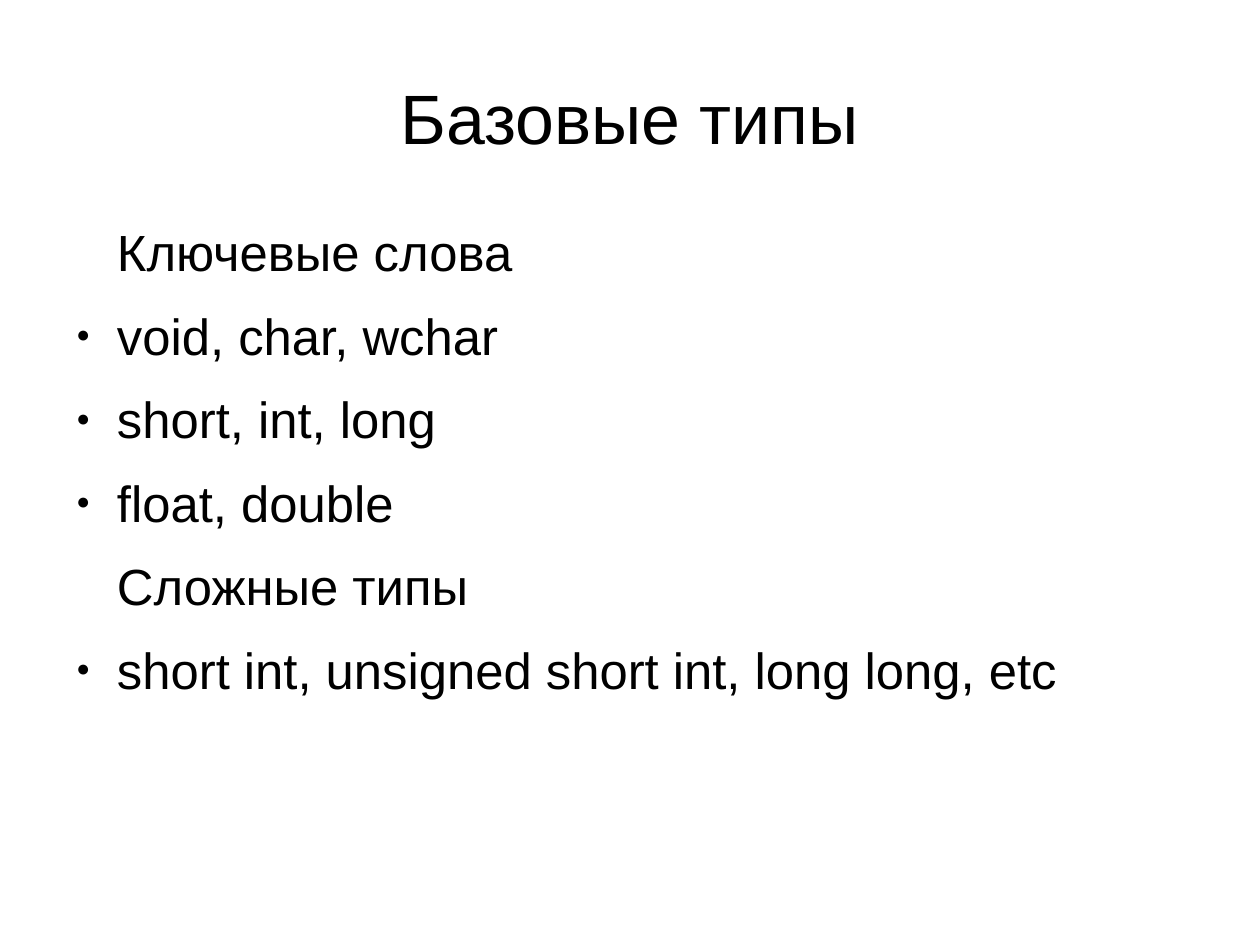
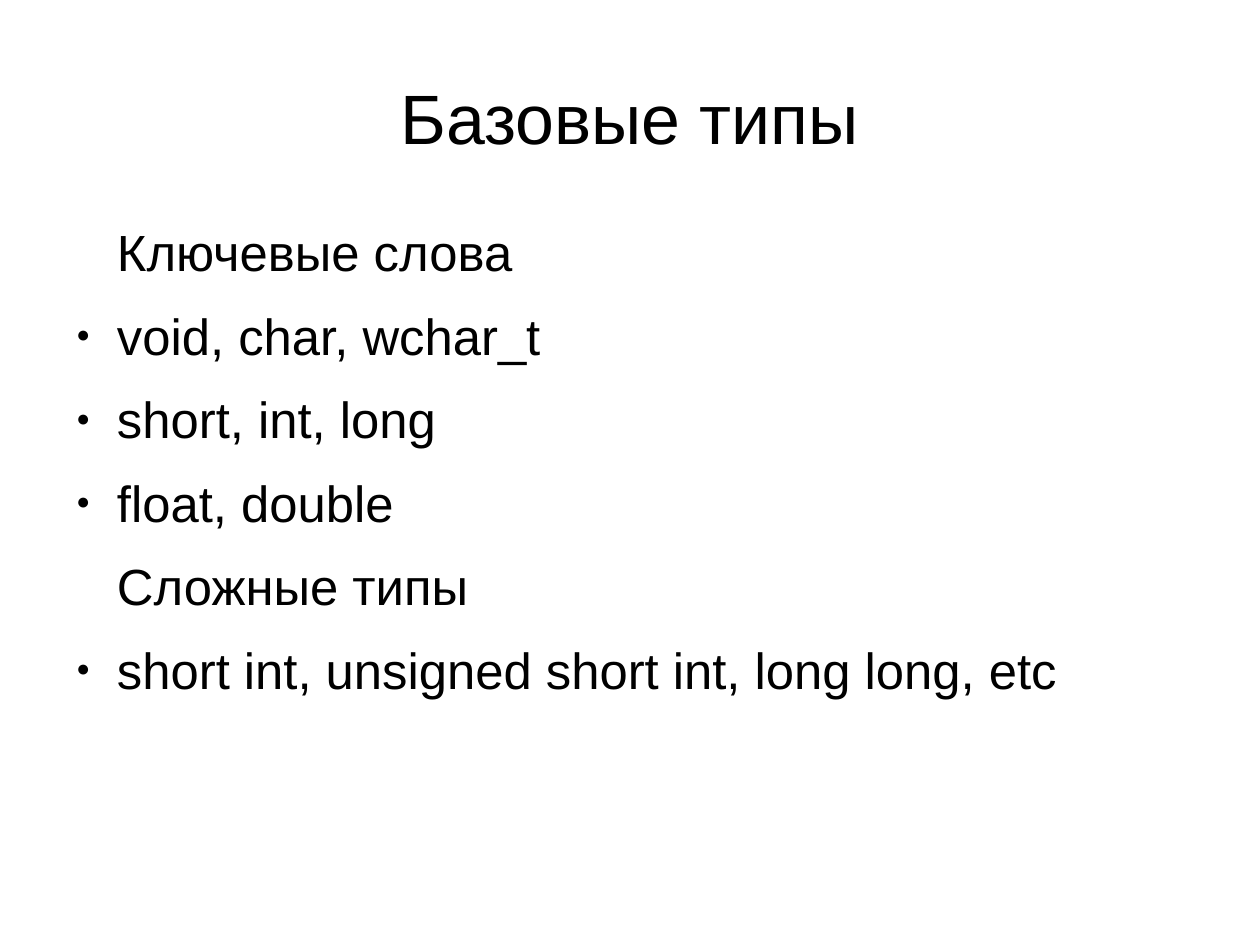
Before and after one commit to gritsulyak/School, a slide deck: slide 2 of 3/СPP_types_and_structs.odp. Drawn at 1260x945 pixels with LibreOffice and Linux fonts; fonts in the diff are those of the drawing. Boxes give left, top, right and bottom in pixels: in the first picture for what was removed or moved away, otherwise in the second. Text is boxed around its words. In the diff, an @@ line names an element or a change of style, - is before the commit and + after.

```diff
--- a/3/СPP_types_and_structs.odp
+++ b/3/СPP_types_and_structs.odp
@@ text at <box>117,318,541,365</box>: text changed @@
-● void, char, wchar
+● void, char, wchar_t
```
Also in this commit, not shown: 7 other slides changed, 3 other files.
